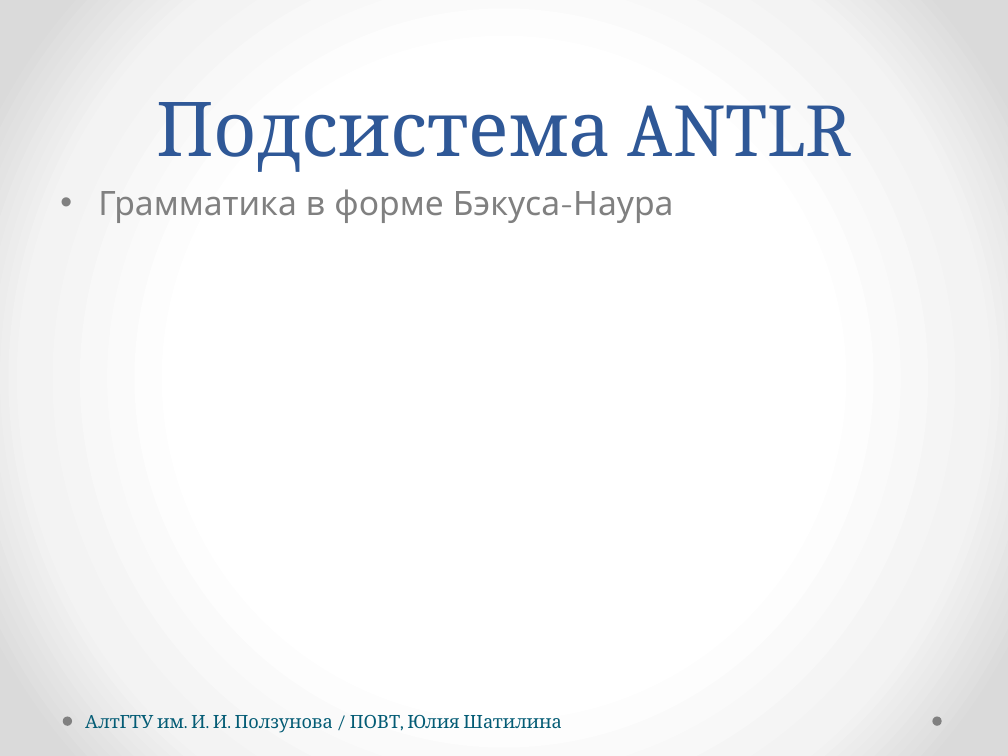
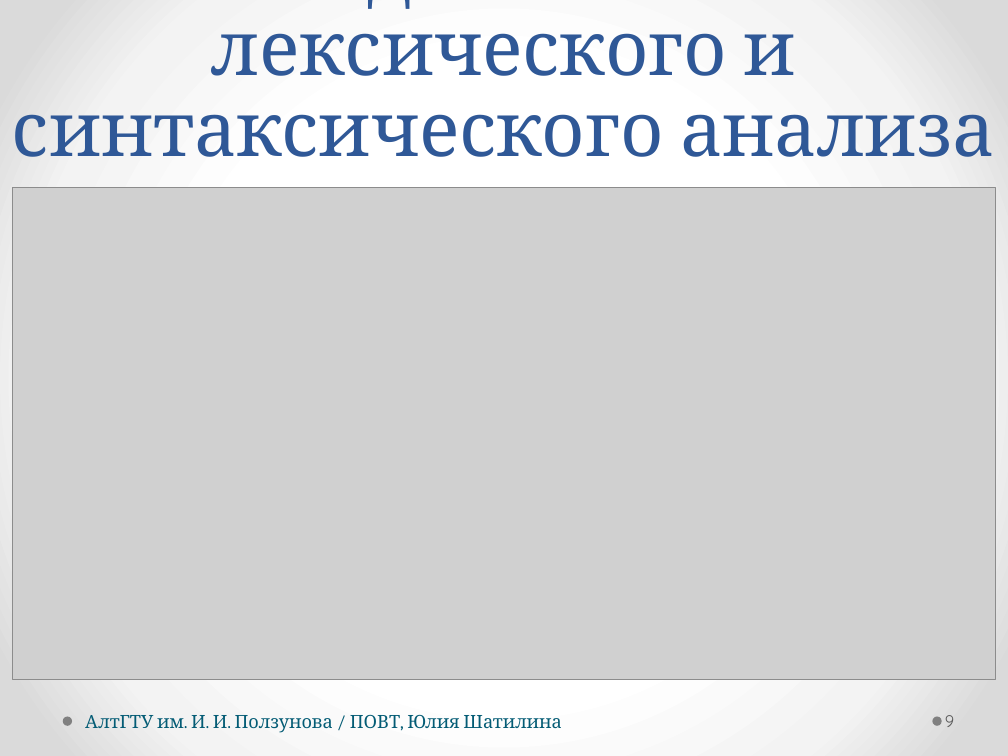
Before and after one commit to hisohito/proto-doc, a slide deck: slide 9 of shatilina.pptx. Drawn at 1008x756 pixels with LibreOffice and Linux fonts; fonts in the diff are those of the drawing; grey boxes stand for pictures. Boxes give left, top, right and bottom in pixels: in the first picture for what was removed or moved away, otherwise in the second. Text is boxed around its words. In the diff, an @@ line names an element or a change of style, - is before the commit and + after.

```diff
--- a/shatilina.pptx
+++ b/shatilina.pptx
@@ title at (12,4,995,157): text changed @@
-Подсистема ANTLR
+Подсистемы лексического и синтаксического анализа
@@ picture added at (13,187,996,679) @@
@@ text removed at (98,189,673,223) @@
-• Грамматика в форме Бэкуса-Наура
@@ page number added at (945,715,954,727), 12 pt, text #595959 @@
+9
```
Also in this commit, not shown: 20 other slides changed, 1 slide added, 1 slide removed, 4 other files.
